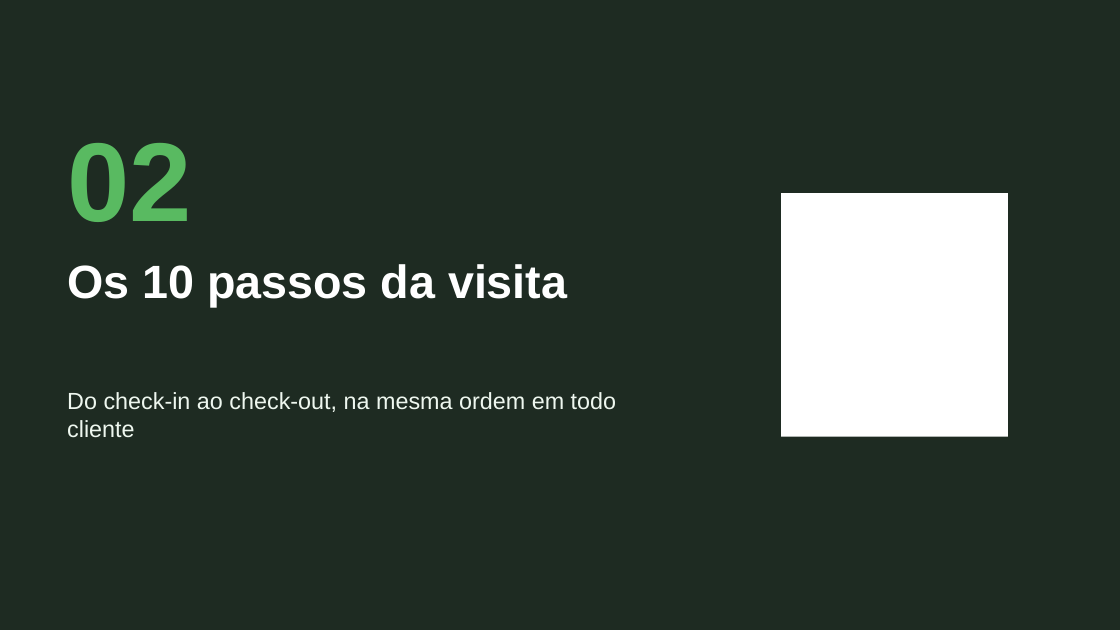
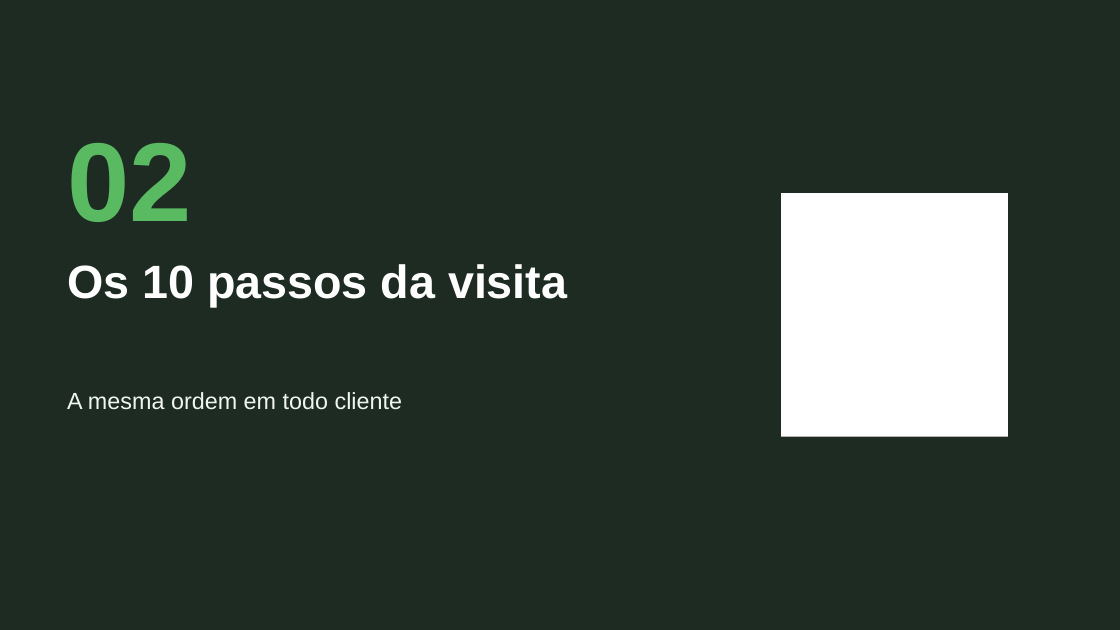
Before and after one commit to aloirr/bapajudacatalogo, a slide deck: slide 8 of catalogo_grafico/entregas/Treinamento_Onboarding_Vendedor_BAP_Vendedores.pptx. Drawn at 1120x630 pixels with LibreOffice and Linux fonts; fonts in the diff are those of the drawing; background and template pictures are left out. Boxes give left, top, right and bottom in pixels: in the first picture for what was removed or moved away, otherwise in the second. Text is boxed around its words. In the diff, an @@ line names an element or a change of style, - is before the commit and + after.

```diff
--- a/catalogo_grafico/entregas/Treinamento_Onboarding_Vendedor_BAP_Vendedores.pptx
+++ b/catalogo_grafico/entregas/Treinamento_Onboarding_Vendedor_BAP_Vendedores.pptx
@@ text at [67,392,402,410]: text changed @@
-Do check-in ao check-out, na mesma ordem em todo cliente
+A mesma ordem em todo cliente
```
Also in this commit, not shown: 14 other slides changed, 30 other files.
